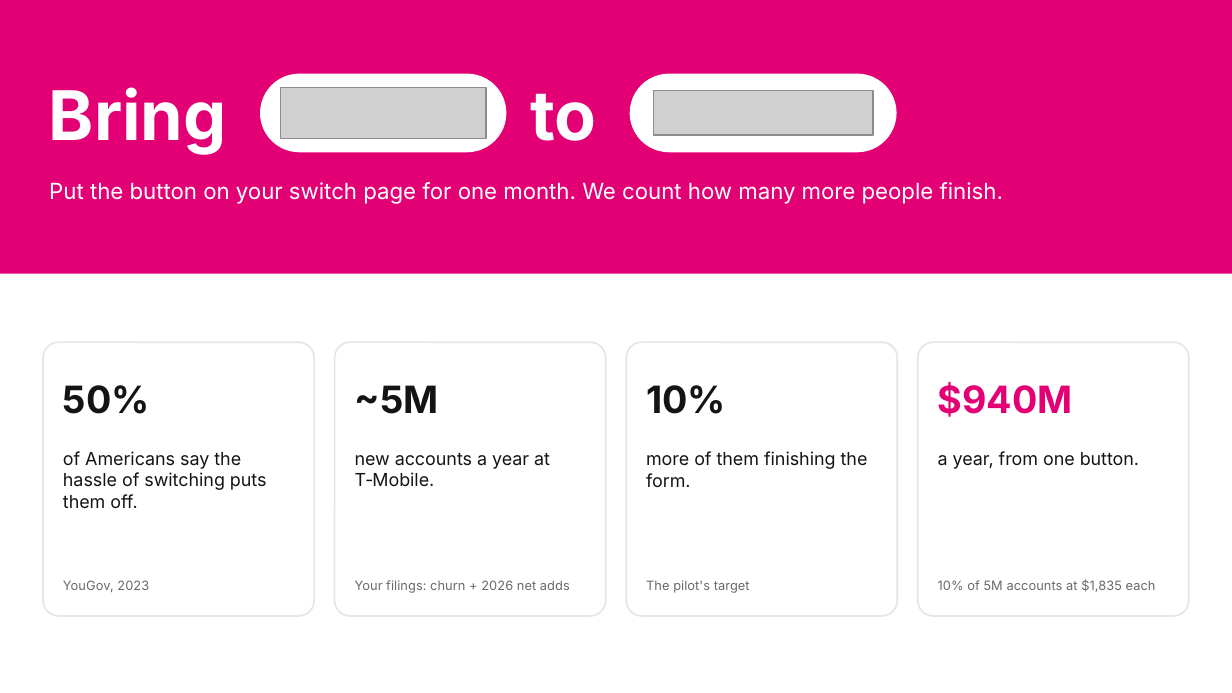
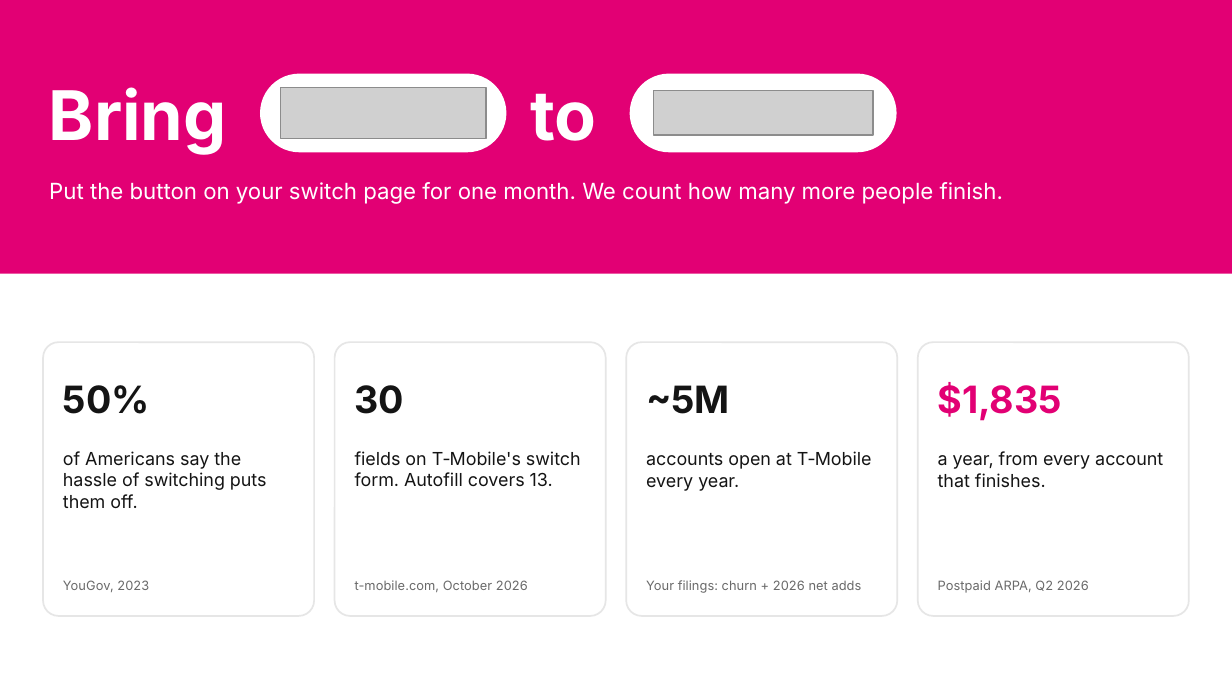
Before and after one commit to salvobonsma/DubHacks2026, a slide deck: slide 7 of deck/Formly-deck.pptx. Drawn at 1232x693 pixels with LibreOffice and Linux fonts; fonts in the diff are those of the drawing; grey boxes stand for pictures. Boxes give left, top, right and bottom in pixels: in the first picture for what was removed or moved away, otherwise in the second. Text is boxed around its words. In the diff, an @@ line names an element or a change of style, - is before the commit and + after.

```diff
--- a/deck/Formly-deck.pptx
+++ b/deck/Formly-deck.pptx
@@ text at <box>355,385,405,414</box>: text changed @@
-~5M
+30
@@ text at <box>646,385,730,414</box>: text changed @@
-10%
+~5M
@@ text at <box>938,382,1062,421</box>: text changed @@
-$940M
+$1,835
@@ text at <box>355,451,581,487</box>: text changed @@
-new accounts a year at T‑Mobile.
+fields on T‑Mobile's switch form. Autofill covers 13.
@@ text at <box>646,451,872,491</box>: text changed @@
-more of them finishing the form.
+accounts open at T‑Mobile every year.
@@ text at <box>938,451,1163,488</box>: text changed @@
-a year, from one button.
+a year, from every account that finishes.
@@ text at <box>355,580,528,592</box>: text changed @@
-Your filings: churn + 2026 net adds
+t-mobile.com, October 2026
@@ text at <box>646,580,862,593</box>: text changed @@
-The pilot's target
+Your filings: churn + 2026 net adds
@@ text at <box>938,580,1089,593</box>: text changed @@
-10% of 5M accounts at $1,835 each
+Postpaid ARPA, Q2 2026
```
Also in this commit, not shown: 2 other files.
